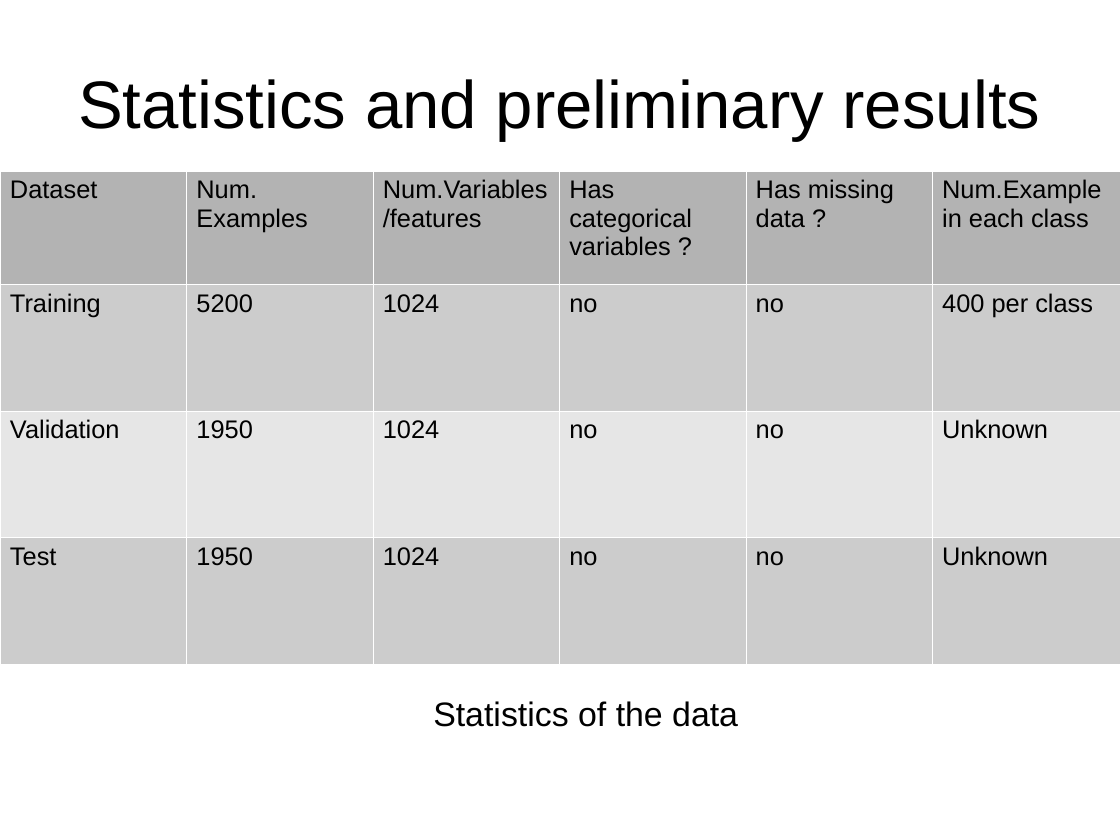
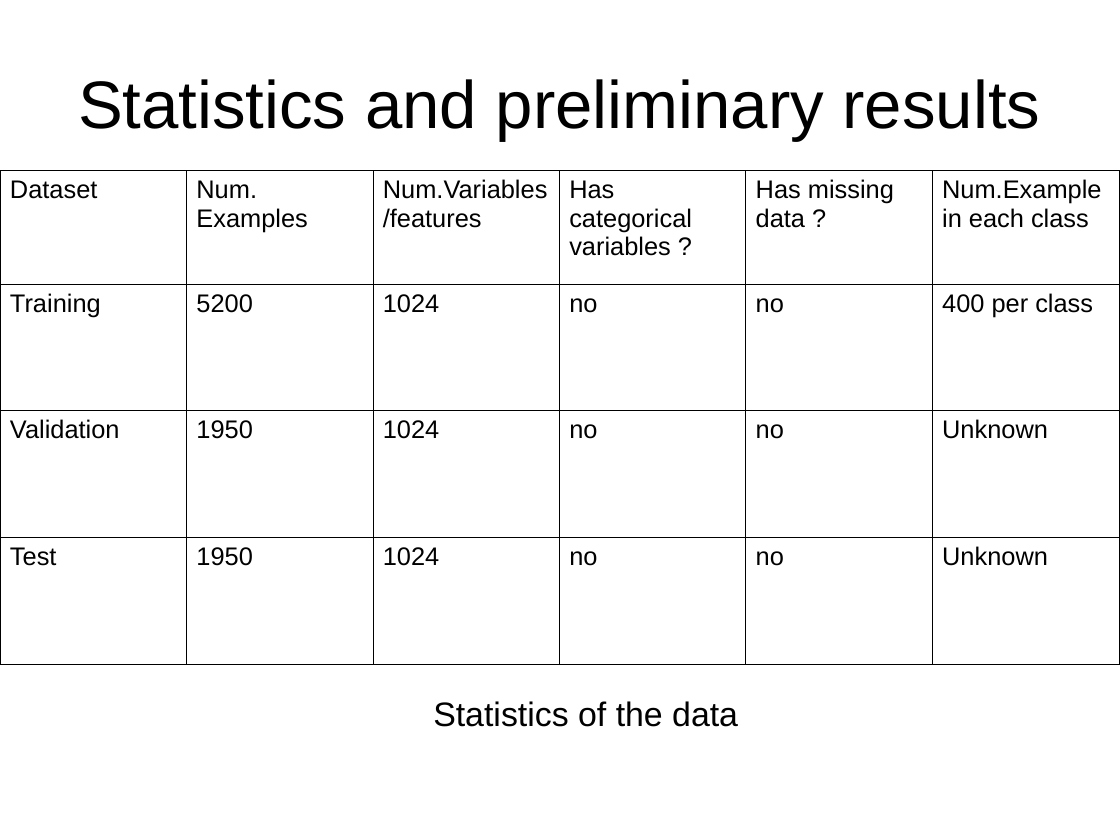
Before and after one commit to grpSputnik/Sputnik, a slide deck: slide 12 of Diapo_Video_Mini_Projet.odp (slide 11 before the commit). Drawn at 1120x840 pixels with LibreOffice and Linux fonts; fonts in the diff are those of the drawing; background and template pictures are left out. Boxes give left, top, right and bottom in pixels: in the first picture for what was removed or moved away, otherwise in the second. Text is boxed around its words. In the diff, an @@ line names an element or a change of style, - is before the commit and + after.

```diff
--- a/Diapo_Video_Mini_Projet.odp
+++ b/Diapo_Video_Mini_Projet.odp
@@ table at (x1=0, y1=171, x2=1120, y2=664) @@
@@ fill #B3B3B3 to none in row 1 @@
@@ fill #CCCCCC to none in 12 cells @@
@@ fill #E6E6E6 to none in row 3 @@
@@ borders changed @@
```
Also in this commit, not shown: 6 other slides changed, 3 slides added, 2 slides removed.
